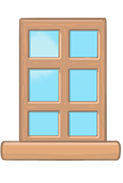
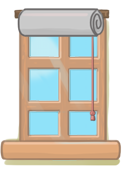
Layer changes from the first 123×183 image to the second:
added layer "жалюзи спальня" above "окно спальня" over (x1=14, y1=8, x2=110, y2=122)
added group "окно спальня" with 4 layers over (x1=0, y1=8, x2=122, y2=166)
added layer "Layer 83" in group "окно спальня" over (x1=3, y1=8, x2=113, y2=166)
moved "окно кухни" into group "окно спальня", painted on it over (x1=0, y1=17, x2=122, y2=162)
moved "Слой 1" into group "окно спальня", painted on it over (x1=29, y1=30, x2=97, y2=136)
added layer "тень" in group "окно спальня" over (x1=4, y1=19, x2=121, y2=166)
